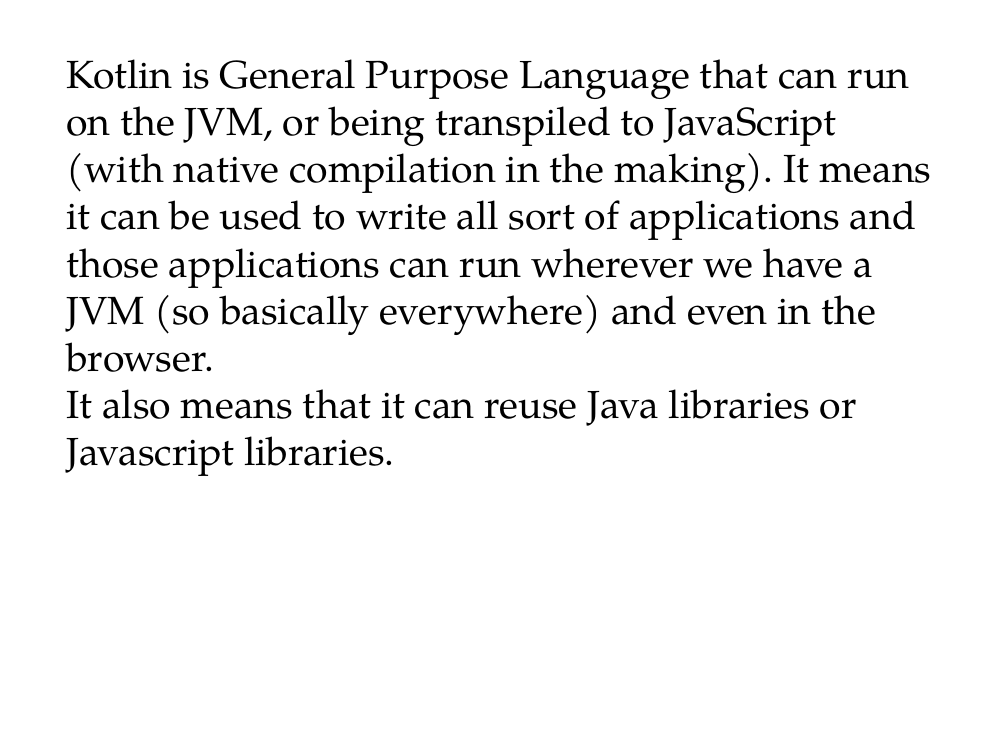
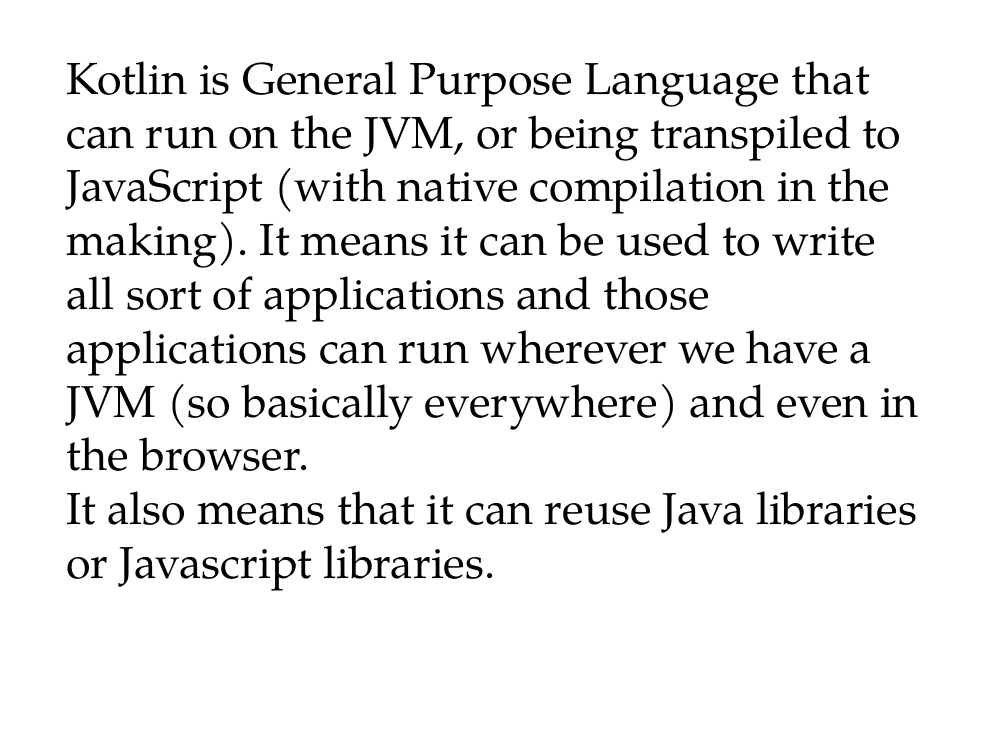
Before and after one commit to xakerspes/korzinka, a slide deck: slide 3 of Kotlin Programming Language.pptx. Drawn at 1008x756 pixels with LibreOffice and Linux fonts; fonts in the diff are those of the drawing; background and template pictures are left out. Boxes give left, top, right and bottom in pixels: in the first picture for what was removed or moved away, otherwise in the second. Text is boxed around its words. In the diff, an @@ line names an element or a change of style, - is before the commit and + after.

```diff
--- a/Kotlin Programming Language.pptx
+++ b/Kotlin Programming Language.pptx
@@ text "Kotlin is General Purpose Language ..." at <box>66,61,919,591</box>: size 28 to 32 pt @@
```
Also in this commit, not shown: 1 other slide changed, 3 slides added, 1 slide removed.
